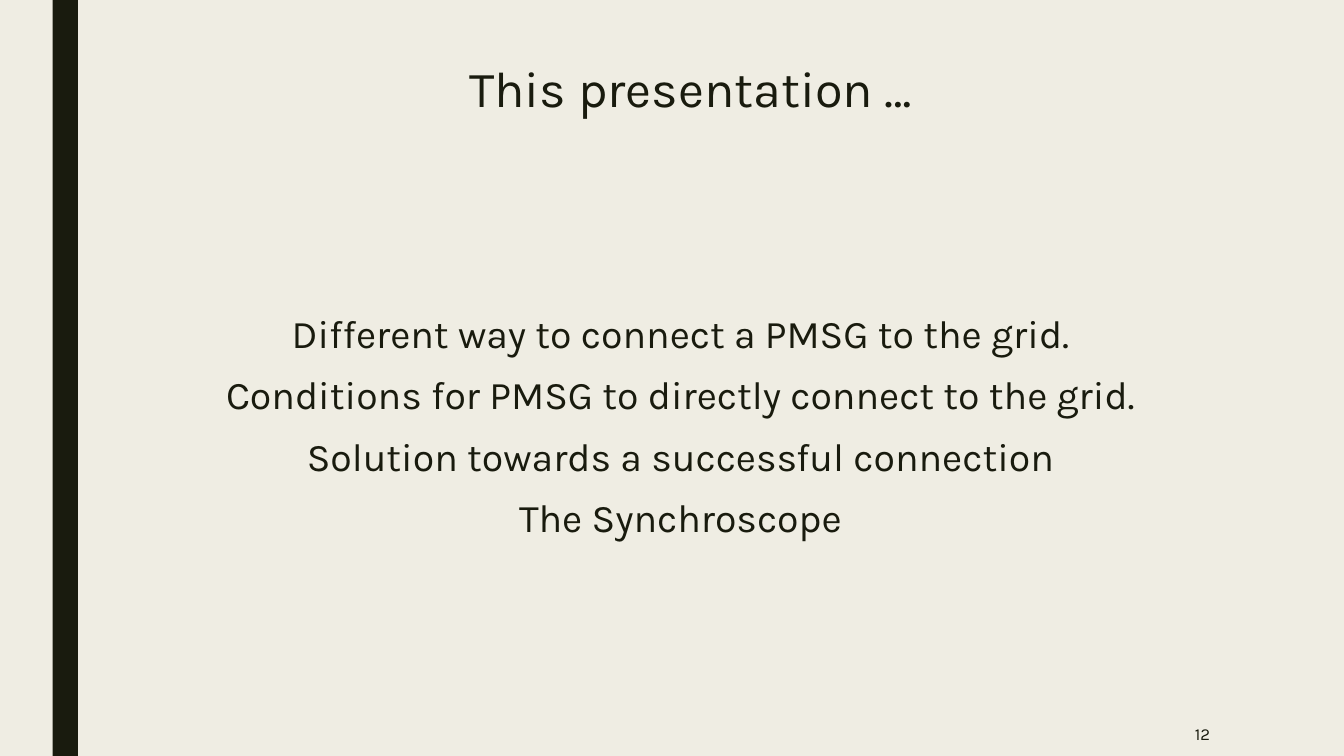
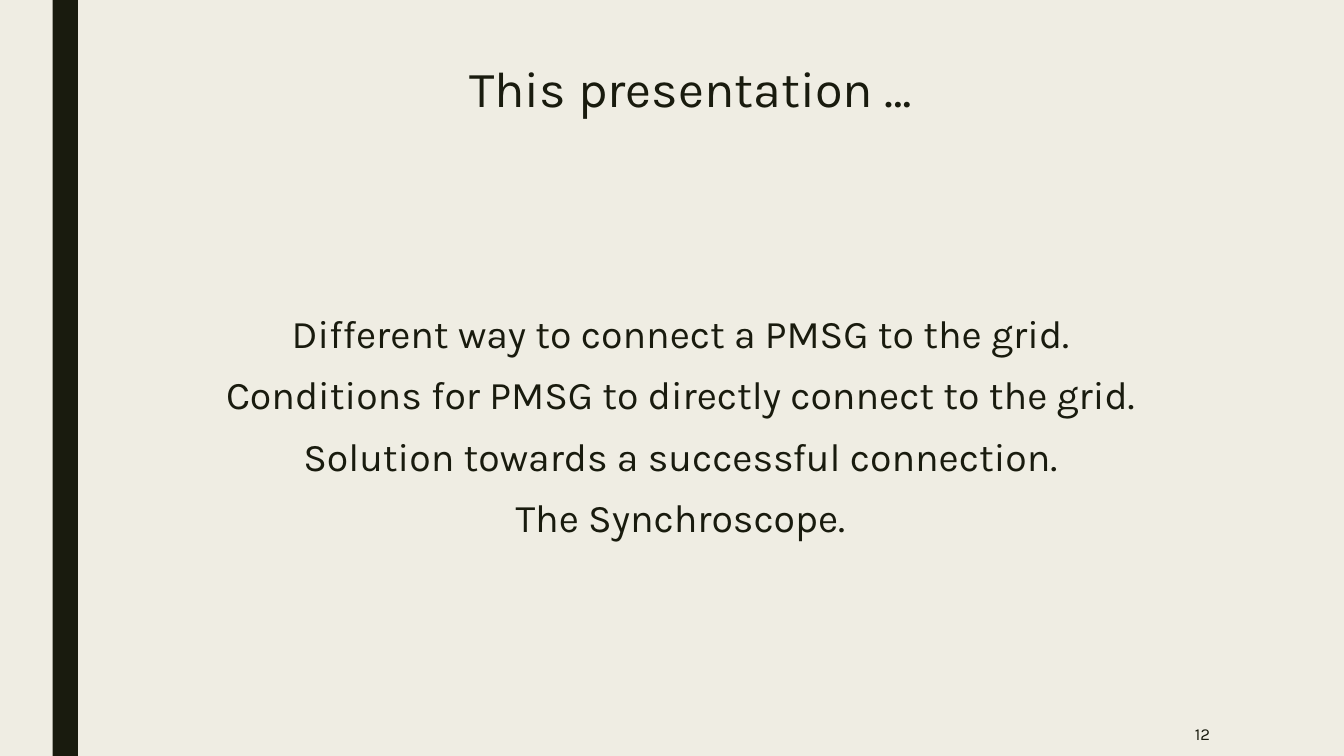
Before and after one commit to bejanbogdan93/PresentationLogbook, a slide deck: slide 12 of Main.pptx. Drawn at 1344x756 pixels with LibreOffice and Linux fonts; fonts in the diff are those of the drawing. Boxes give left, top, right and bottom in pixels: in the first picture for what was removed or moved away, otherwise in the second. Text is boxed around its words. In the diff, an @@ line names an element or a change of style, - is before the commit and + after.

```diff
--- a/Main.pptx
+++ b/Main.pptx
@@ text at <box>303,444,1058,542</box>: text changed @@
-Solution towards a successful connection
-The Synchroscope
+Solution towards a successful connection.
+The Synchroscope.
```
